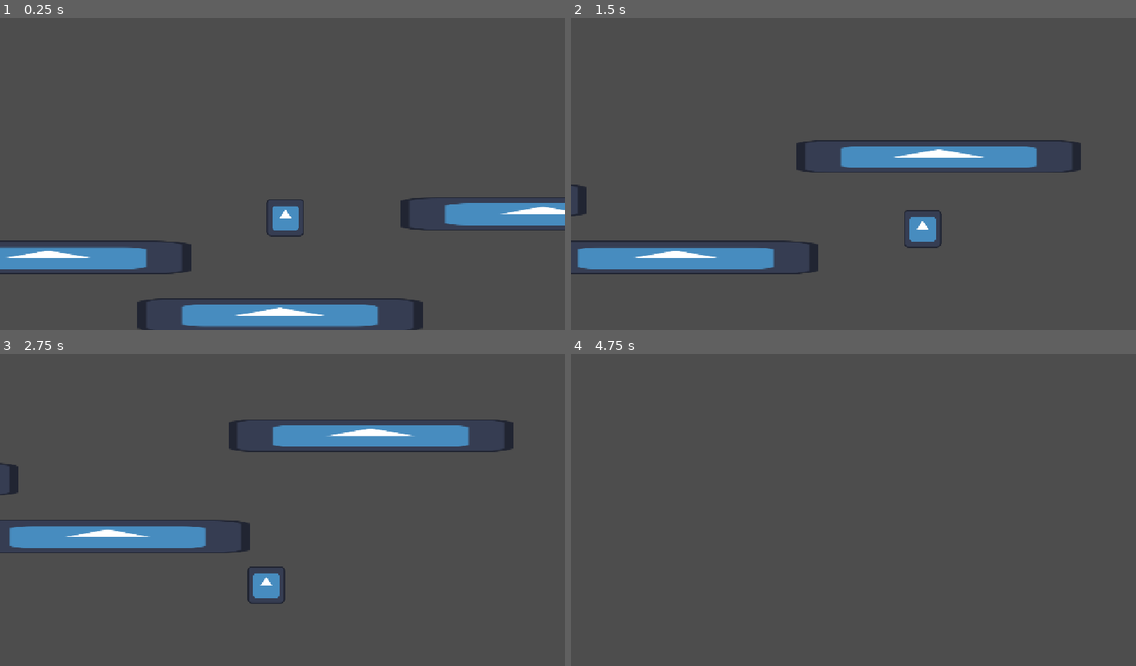
Above: before the commit, frames 1-4 (two rows, left to right).
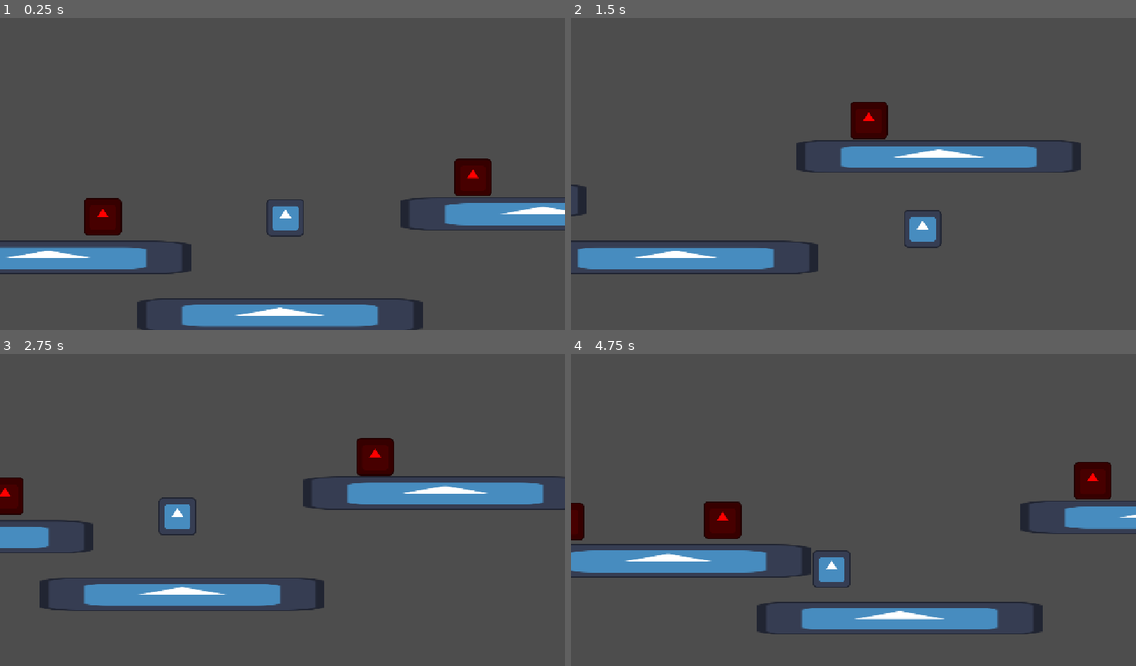
Above: after the commit, the same moments.

Repository: GCC-EnseirbMatmeca/Projet-Format-26-27
Game: Godot game, scene res://main.tscn
Two runs of this game, one before a commit and one after it. Both use one fixed random seed, a clock stepped at 60 frames per second and the inputs below. The engine's default icon, where the game draws it, is replaced by a stand-in: a white triangle on a blue panel in a dark square.
Inputs:
- Up to frame 1 (0.25 s): no input
- Up to frame 2 (1.5 s): hold Right (move_right) from 0.53 s (still down); tap Shift (dash) at 0.6, 1.35 s; tap Space (jump) at 0.77 s
- Up to frame 3 (2.75 s): tap Space (jump) at 1.52 s; release Right (move_right) at 2.03 s; hold Left (move_left) from 2.03 s (still down); tap Shift (dash) at 2.1 s
- Up to frame 4 (4.75 s): release Left (move_left) at 2.78 s; hold Right (move_right) 2.78-4.28 s; tap Shift (dash) at 2.85, 3.6, 4.35 s; tap Space (jump) at 3.02, 3.77, 4.52 s; tap R (respawn, bound only after the commit) at 4.15 s; hold Left (move_left) from 4.28 s (still down)

The runs differ from the first frame. In frame 1, 1.6% of the frame differs, in the area x 14-87%, y 45-70%; in frame 2, 0.8%; in frame 3, 13%, in the area x 0-100%, y 21-83%; in frame 4, 9.6%.

Commit message:
seance 2

Diff:
--- /dev/null
+++ b/death_zone.gd
@@ -0,0 +1,7 @@
+extends Area2D
+
+
+func _on_body_entered(body: Node2D) -> void:
+	if body is Player:
+		body.respawn()
+	pass # Replace with function body.
--- /dev/null
+++ b/death_zone.tscn
@@ -0,0 +1,8 @@
+[gd_scene format=3 uid="uid://bjpawybggx77m"]
+
+[ext_resource type="Script" uid="uid://ciof412fuwxi6" path="res://death_zone.gd" id="1_sdten"]
+
+[node name="DeathZone" type="Area2D" unique_id=111591004]
+script = ExtResource("1_sdten")
+
+[connection signal="body_entered" from="." to="." method="_on_body_entered"]
--- /dev/null
+++ b/ennemie.gd
@@ -0,0 +1,7 @@
+extends Node2D
+
+
+func _on_tete_body_entered(body: Node2D) -> void:
+	if body is Player:
+		queue_free()
+	pass # Replace with function body.
--- /dev/null
+++ b/ennemie.tscn
@@ -0,0 +1,31 @@
+[gd_scene format=3 uid="uid://r80e0jcuvchi"]
+
+[ext_resource type="Script" uid="uid://14lt54f5q71g" path="res://ennemie.gd" id="1_a5tde"]
+[ext_resource type="Texture2D" uid="uid://dlfgkpkn01wgd" path="res://icon.svg" id="1_yb4ka"]
+[ext_resource type="PackedScene" uid="uid://bjpawybggx77m" path="res://death_zone.tscn" id="2_a5tde"]
+
+[sub_resource type="CircleShape2D" id="CircleShape2D_otpid"]
+radius = 63.0
+
+[sub_resource type="RectangleShape2D" id="RectangleShape2D_otpid"]
+size = Vector2(96, 15)
+
+[node name="Ennemie" type="Node2D" unique_id=1660591149]
+script = ExtResource("1_a5tde")
+
+[node name="Sprite2D" type="Sprite2D" parent="." unique_id=168411102]
+modulate = Color(1, 0, 0, 1)
+texture = ExtResource("1_yb4ka")
+
+[node name="DeathZone" parent="." unique_id=111591004 instance=ExtResource("2_a5tde")]
+
+[node name="CollisionShape2D" type="CollisionShape2D" parent="DeathZone" unique_id=440090747]
+shape = SubResource("CircleShape2D_otpid")
+
+[node name="tete" type="Area2D" parent="." unique_id=1898536800]
+
+[node name="CollisionShape2D" type="CollisionShape2D" parent="tete" unique_id=591881205]
+position = Vector2(0, -61.5)
+shape = SubResource("RectangleShape2D_otpid")
+
+[connection signal="body_entered" from="tete" to="." method="_on_tete_body_entered"]
--- a/main.tscn
+++ b/main.tscn
@@ -2,6 +2,11 @@
 
 [ext_resource type="PackedScene" uid="uid://b3lp3c0s3ajyy" path="res://wall.tscn" id="1_0xm2m"]
 [ext_resource type="PackedScene" uid="uid://buimi41hoklck" path="res://node_2d.tscn" id="2_h2yge"]
+[ext_resource type="PackedScene" uid="uid://bjpawybggx77m" path="res://death_zone.tscn" id="3_h2yge"]
+[ext_resource type="PackedScene" uid="uid://r80e0jcuvchi" path="res://ennemie.tscn" id="4_1bvp3"]
+
+[sub_resource type="RectangleShape2D" id="RectangleShape2D_otpid"]
+size = Vector2(7471, 365)
 
 [node name="Node2D" type="Node2D" unique_id=484115338]
 
@@ -24,3 +29,19 @@
 position = Vector2(-10, -139)
 zoom = Vector2(0.6, 0.6)
 position_smoothing_enabled = true
+
+[node name="DeathZone" parent="." unique_id=111591004 instance=ExtResource("3_h2yge")]
+position = Vector2(8, 615)
+
+[node name="CollisionShape2D" type="CollisionShape2D" parent="DeathZone" unique_id=397474500]
+position = Vector2(-2.5, -39)
+shape = SubResource("RectangleShape2D_otpid")
+
+[node name="Ennemie" parent="." unique_id=1660591149 instance=ExtResource("4_1bvp3")]
+position = Vector2(-611, -53)
+
+[node name="Ennemie2" parent="." unique_id=644303224 instance=ExtResource("4_1bvp3")]
+position = Vector2(647, -186)
+
+[node name="Ennemie3" parent="." unique_id=1896406912 instance=ExtResource("4_1bvp3")]
+position = Vector2(-1145, -48)
--- a/node_2d.gd
+++ b/node_2d.gd
@@ -1,5 +1,5 @@
 extends CharacterBody2D
-
+class_name Player
 
 const SPEED = 300.0
 const JUMP_VELOCITY = -600.0
@@ -7,6 +7,12 @@
 
 var jump_counter = 1
 var last_dir = 0
+
+var respawn_pos : Vector2
+
+func _ready() -> void:
+	respawn_pos = position
+	pass
 
 func _physics_process(delta: float) -> void:
 	# Add the gravity.
@@ -34,4 +40,10 @@
 
 	if Input.is_action_just_pressed("dash"):
 		velocity.x += DASH_SPEED * direction
+
+	if Input.is_action_just_pressed("respawn"):
+		respawn()
 	move_and_slide()
+
+func respawn():
+	position = respawn_pos
--- a/project.godot
+++ b/project.godot
@@ -45,6 +45,11 @@
 "events": [Object(InputEventKey,"resource_local_to_scene":false,"resource_name":"","device":-1,"window_id":0,"alt_press …(195 unchanged characters)…
 ]
 }
+respawn={
+"deadzone": 0.2,
+"events": [Object(InputEventKey,"resource_local_to_scene":false,"resource_name":"","device":-1,"window_id":0,"alt_pressed":false,"shift_pressed":false,"ctrl_pressed":false,"meta_pressed":false,"pressed":false,"keycode":0,"physical_keycode":82,"key_label":0,"unicode":114,"location":0,"echo":false,"script":null)
+]
+}
 
 [physics]
 
Not shown, added: death_zone.gd.uid
Not shown, added: ennemie.gd.uid
